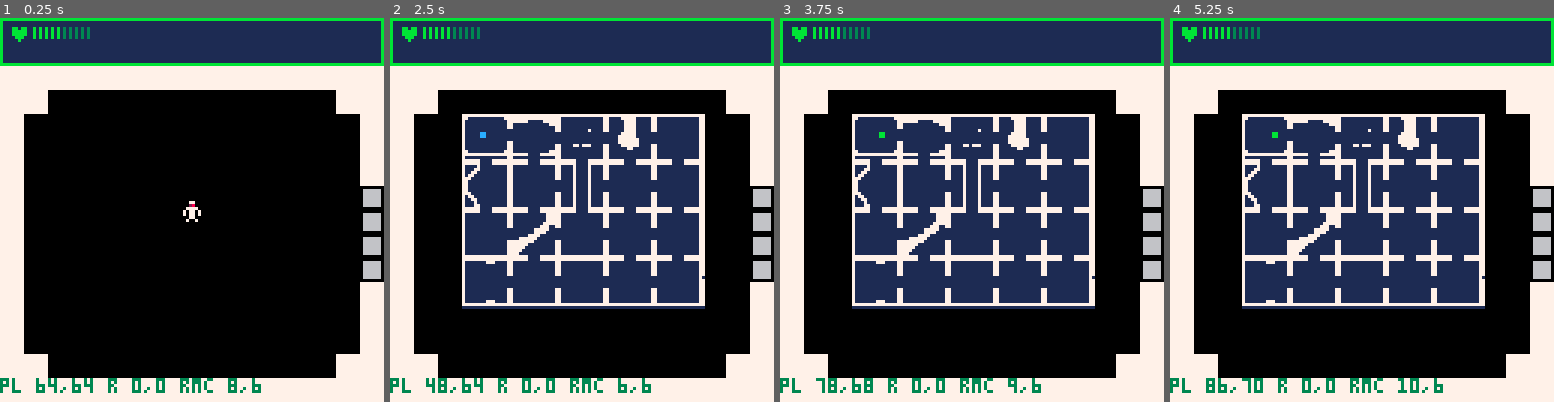
Above: before the commit, frames 1-4 (left to right).
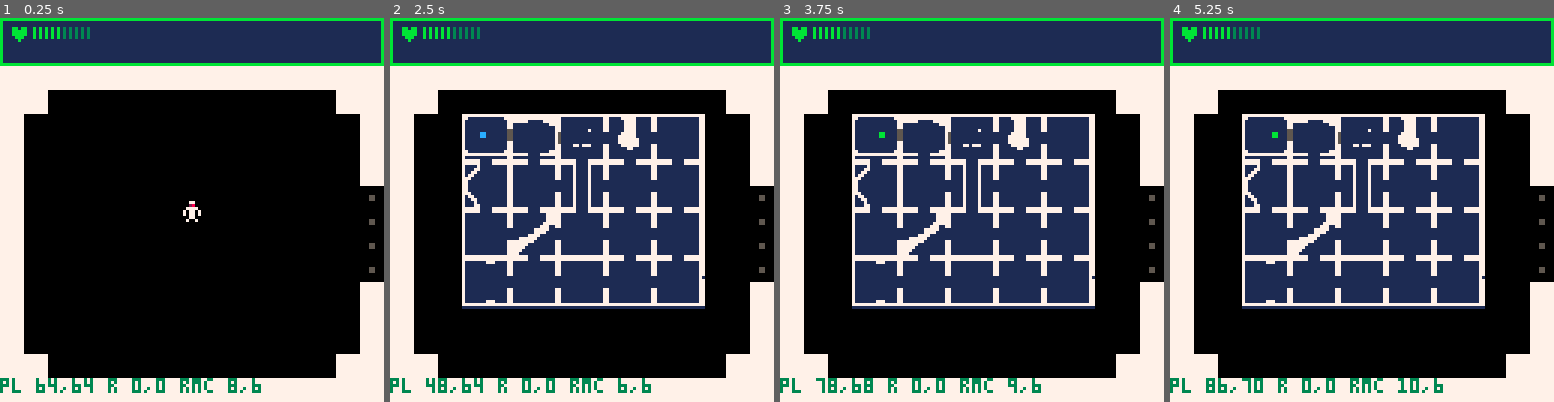
Above: after the commit, the same moments.

Repository: PedroMR/pico8
Game: PICO-8 cartridge ptron.p8
Two runs of this game, one before a commit and one after it. Both use one fixed random seed, a clock stepped at 60 frames per second and the inputs below.
Inputs:
- Up to frame 1 (0.25 s): no input
- Up to frame 2 (2.5 s): tap O (Z key) at 0.33, 0.7, 1.43, 2.22 s; tap X (X key) at 1.07, 2.07, 2.4 s; hold Left 1.97-2.37 s; hold Down from 2.42 s (still down)
- Up to frame 3 (3.75 s): tap X (X key) every 0.33 s from 2.73 to 3.73 s; release Down at 2.82 s; hold Right 2.87-3.53 s; tap O (Z key) at 3.1 s; hold Up from 3.58 s (still down)
- Up to frame 4 (5.25 s): tap O (Z key) at 3.98, 4.87 s; tap X (X key) every 0.33 s from 4.07 to 5.07 s; release Up at 4.08 s; hold Right 4.13-4.53 s; hold Down 4.58-5.08 s; hold Left from 5.13 s (still down)

The runs differ from the first frame. In frame 1, 0.9% of the frame differs, in the area x 94-100%, y 44-68%; in frame 2, 1.0%, in the area x 30-100%, y 28-68%; in frame 3, 1.0%; in frame 4, 1.0%.

Commit message:
Door work

Diff:
--- a/ptron.p8
+++ b/ptron.p8
@@ -49,6 +49,13 @@
  local tx,ty = flr((x-scr.x0)/8),flr((y-scr.y0)/8)
  local rx,ry=rm_x*room_w+tx, rm_y*room_h+ty
  return rx,ry
+end
+
+function tile_at(rm,x,y)
+ local rx,ry=tile_from_coord(rm,x,y)
+ local tx,ty=flr(rx/8),flr(ry/8)
+ local t=mget(rx,ry)
+ return t
 end
 
 function v2_dist(o1,o2)
@@ -211,9 +218,7 @@
 
 --collision check with tilemap
 function coll_m(x,y)
- local rx,ry=tile_from_coord(room,x,y)
- local tx,ty=flr(rx/8),flr(ry/8)
- local t=mget(rx,ry)
+ local t=tile_at(room,x,y)
  local f=fget(t)
  if band(f,1)>0 then
   return true
@@ -256,16 +260,22 @@
 end
 
 function upd_door()
- local nroom=room
- if (48<=pl.x and pl.x<=72 and pl.y>=120) nroom+=16
- if (48<=pl.y and pl.y<=72 and pl.x>=120) nroom+=1
- if (48<=pl.x and pl.x<=72 and pl.y<=8) nroom-=16
- if (48<=pl.y and pl.y<=72 and pl.x<=8) nroom-=1
- if nroom==room then
-  on_door = false
- else
-		if (on_door) return
-	 move_room(nroom)
+ local t=tile_at(room,pl.x,pl.y)
+ local f=fget(t)
+	if band(f,2)>0 then
+	 local nroom=room
+	 if (pl.y>=120) nroom+=16
+	 if (pl.x>=120) nroom+=1
+	 if (pl.y<=8) nroom-=16
+	 if (pl.x<=8) nroom-=1
+	 if nroom==room then
+   on_door=false
+	 else
+			if (on_door) return
+		 move_room(nroom)
+		end
+	else
+	 on_door=false
 	end
 end
 
@@ -478,8 +488,11 @@
  for x=x0,x1 do
   for y=y0,y1 do
    local t=mget(x,y)
-   if band(fget(t),1)>0 then
-    pset(sdx+x,sdy+y,7)
+   local c=0
+   if(band(fget(t),1)>0) c=7
+   if(band(fget(t),2)>0) c=5
+   if c>0 then
+    pset(sdx+x,sdy+y,c)
    end
   end
  end
@@ -550,14 +563,14 @@
 00000000000000000000000000000000000000000000000000000000000000000000000000000000000000000000000000000000000000000000000000000000
 00000000000000000000000000000000000000000000000000000000000000000000000000000000000000000000000000000000000000000000000000000000
 00000000000000000000000000000000000000000000000000000000000000000000000000000000000000000000000000000000000000000000000000000000
-77777777000000000000000000000000000000000000000000000000000000000000000000000000000000000000000000000000000000000000000000000000
-77777777066666600000000000000000000000000000000000000000000000000000000000000000000000000000000000000000000000000000000000000000
-77777777066666600000000000000000000000000000000000000000000000000000000000000000000000000000000000000000000000000000000000000000
-77777777066666600000000000000000000000000000000000000000000000000000000000000000000000000000000000000000000000000000000000000000
-77777777066666600000000000000000000000000000000000000000000000000000000000000000000000000000000000000000000000000000000000000000
-77777777066666600000000000000000000000000000000000000000000000000000000000000000000000000000000000000000000000000000000000000000
-77777777066666600000000000000000000000000000000000000000000000000000000000000000000000000000000000000000000000000000000000000000
-77777777000000000000000000000000000000000000000000000000000000000000000000000000000000000000000000000000000000000000000000000000
+77777777000000008888888800000000000000000000000000000000000000000000000000000000000000000000000000000000000000000000000000000000
+77777777000000008000000800000000000000000000000000000000000000000000000000000000000000000000000000000000000000000000000000000000
+77777777000000008000000800000000000000000000000000000000000000000000000000000000000000000000000000000000000000000000000000000000
+77777777000550008005500800000000000000000000000000000000000000000000000000000000000000000000000000000000000000000000000000000000
+77777777000550008005500800000000000000000000000000000000000000000000000000000000000000000000000000000000000000000000000000000000
+77777777000000008000000800000000000000000000000000000000000000000000000000000000000000000000000000000000000000000000000000000000
+77777777000000008000000800000000000000000000000000000000000000000000000000000000000000000000000000000000000000000000000000000000
+77777777000000008888888800000000000000000000000000000000000000000000000000000000000000000000000000000000000000000000000000000000
 00000000000000000000000000000000000000000000000000000000000000000000000000000000000000000000000000000000000000000000000000000000
 00000000000000000000000000000000000000000000000000000000000000000000000000000000000000000000000000000000000000000000000000000000
 00000000000000000000000000000000000000000000000000000000000000000000000000000000000000000000000000000000000000000000000000000000
@@ -647,7 +660,7 @@
 04040404040404040404040404040404040404040404040404040404040404040404040404040404040404040404040404040404040404040404040404040404
 04040404040404040404040404040404040404040404000000000404040404040000000000000000000000000000000000000000000000000000000000000000
 __gff__
-0000000000000000000000000000000000000000000000000000000000000000000000000000000000000000000000000000000000000000000000000000000001000000000000000000000000000000000000000000000000000000000000000000000000000000000000000000000000000000000000000000000000000000
+0000000000000000000000000000000000000000000000000000000000000000000000000000000000000000000000000000000000000000000000000000000001020100000000000000000000000000000000000000000000000000000000000000000000000000000000000000000000000000000000000000000000000000
 0000000000000000000000000000000000000000000000000000000000000000000000000000000000000000000000000000000000000000000000000000000000000000000000000000000000000000000000000000000000000000000000000000000000000000000000000000000000000000000000000000000000000000
 __map__
 4040404040404040404040404040404040404040404040404040404040404040404040404040404040404040404040404040404040404040404040404040404040404040404040404040404040404040404040404040404040404040404040400000000000000000000000000000000000000000000000000000000000000000
@@ -656,10 +669,10 @@
 4000000000000000000000000000004040000000000000000000000000404040400000000000000000000000000000404000000000004040404000000000004040000000000000000000000000000040400000000000000000000000000000400000000000000000000000000000000000000000000000000000000000000000
 4000000000000000000000000000004040000000000000000000000000000040400000000000000000000000000000404000000000004040404000000000004040000000000000000000000000000040400000000000000000000000000000400000000000000000000000000000000000000000000000000000000000000000
 4000000000000000000000000000004141000000000000000000000000000040400000000000000000004000000000404000000000004040404000000000004040000000000000000000000000000040400000000000000000000000000000400000000000000000000000000000000000000000000000000000000000000000
-4000000000000000000000000000004141000000000000000000000000000000000000000000000000000000000000000000000000404040404000000000000000000000000000000000000000000040400000000000000000000000000000000000000000000000000000000000000000000000000000000000000000000000
-4000000000000000000000000000004141000000000000000000000000000000000000000000000000000000000000000000000040404040404000000000000000000000000000000000000000000040400000000000000000000000000000000000000000000000000000000000000000000000000000000000000000000000
-4000000000000000000000000000004141000000000000000000000000000000000000000000000000000000000000000000000040404040404040000000000000000000000000000000000000000040400000000000000000000000000000000000000000000000000000000000000000000000000000000000000000000000
-4000000000000000000000000000004040000000000000000000000000000000000000000000000000000000000000000000000040404040404040000000000000000000000000000000000000000040400000000000000000000000000000000000000000000000000000000000000000000000000000000000000000000000
+4000000000000000000000000000004141000000000000000000000000000042410000000000000000000000000000000000000000404040404000000000000000000000000000000000000000000040400000000000000000000000000000000000000000000000000000000000000000000000000000000000000000000000
+4000000000000000000000000000004141000000000000000000000000000042410000000000000000000000000000000000000040404040404000000000000000000000000000000000000000000040400000000000000000000000000000000000000000000000000000000000000000000000000000000000000000000000
+4000000000000000000000000000004141000000000000000000000000000042410000000000000000000000000000000000000040404040404040000000000000000000000000000000000000000040400000000000000000000000000000000000000000000000000000000000000000000000000000000000000000000000
+4000000000000000000000000000004040000000000000000000000000000042410000000000000000000000000000000000000040404040404040000000000000000000000000000000000000000040400000000000000000000000000000000000000000000000000000000000000000000000000000000000000000000000
 4000000000000000000000000000004040000000000000000000000000000040400000000040400040404000000000404000000000404040404040000000004040000000000000000000000000000040400000000000000000000000000000400000000000000000000000000000000000000000000000000000000000000000
 4000000000000000000000000000004040000000000000000000000000000040400000000000000000000000000000404000000000000040400000000000004040000000000000000000000000000040400000000000000000000000000000400000000000000000000000000000000000000000000000000000000000000000
 4040000000000000000000000000404040000000000000000000000000404040400000000000000000000000000000404000000000000000000000000000004040000000000000000000000000000040400000000000000000000000000000400000000000000000000000000000000000000000000000000000000000000000
